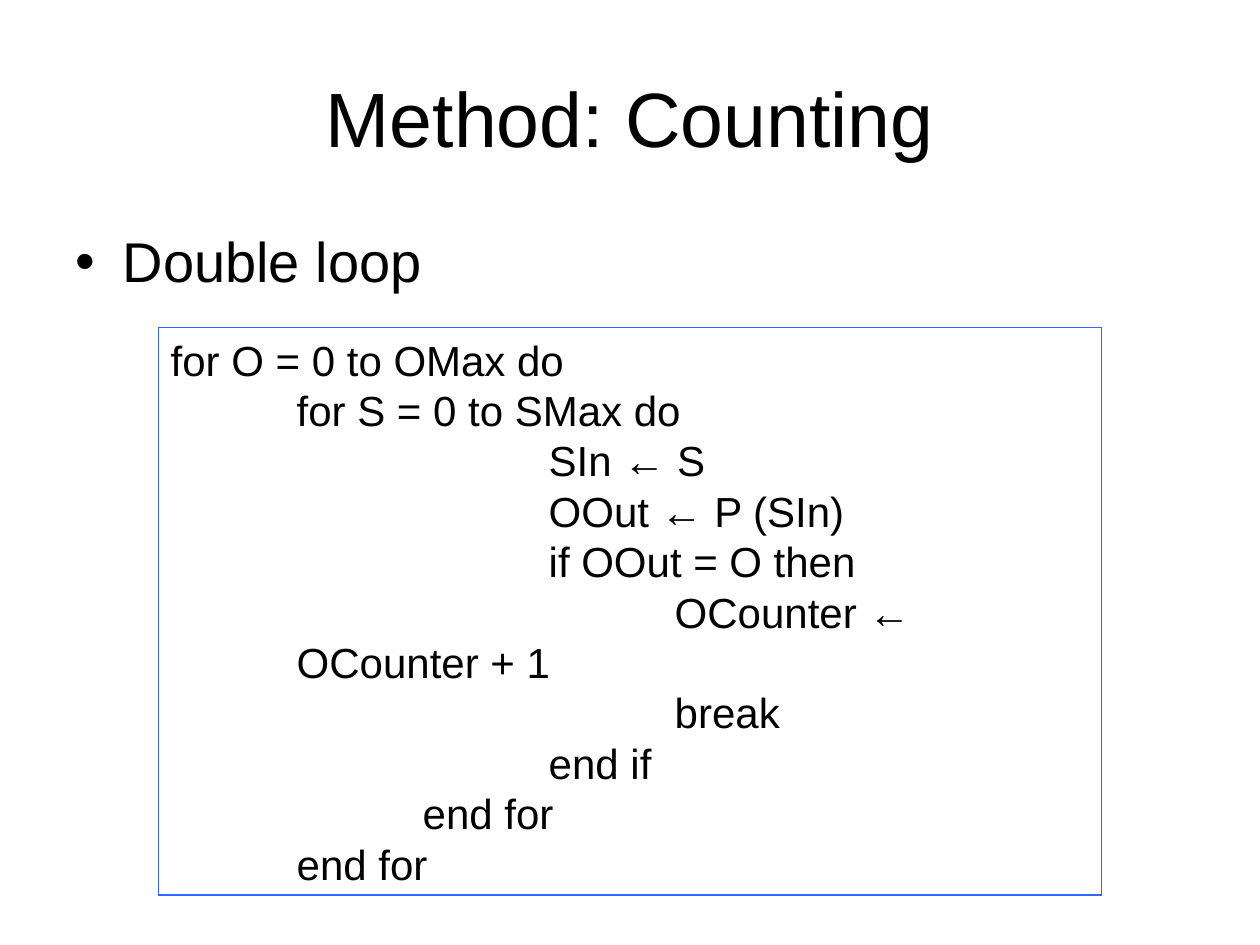
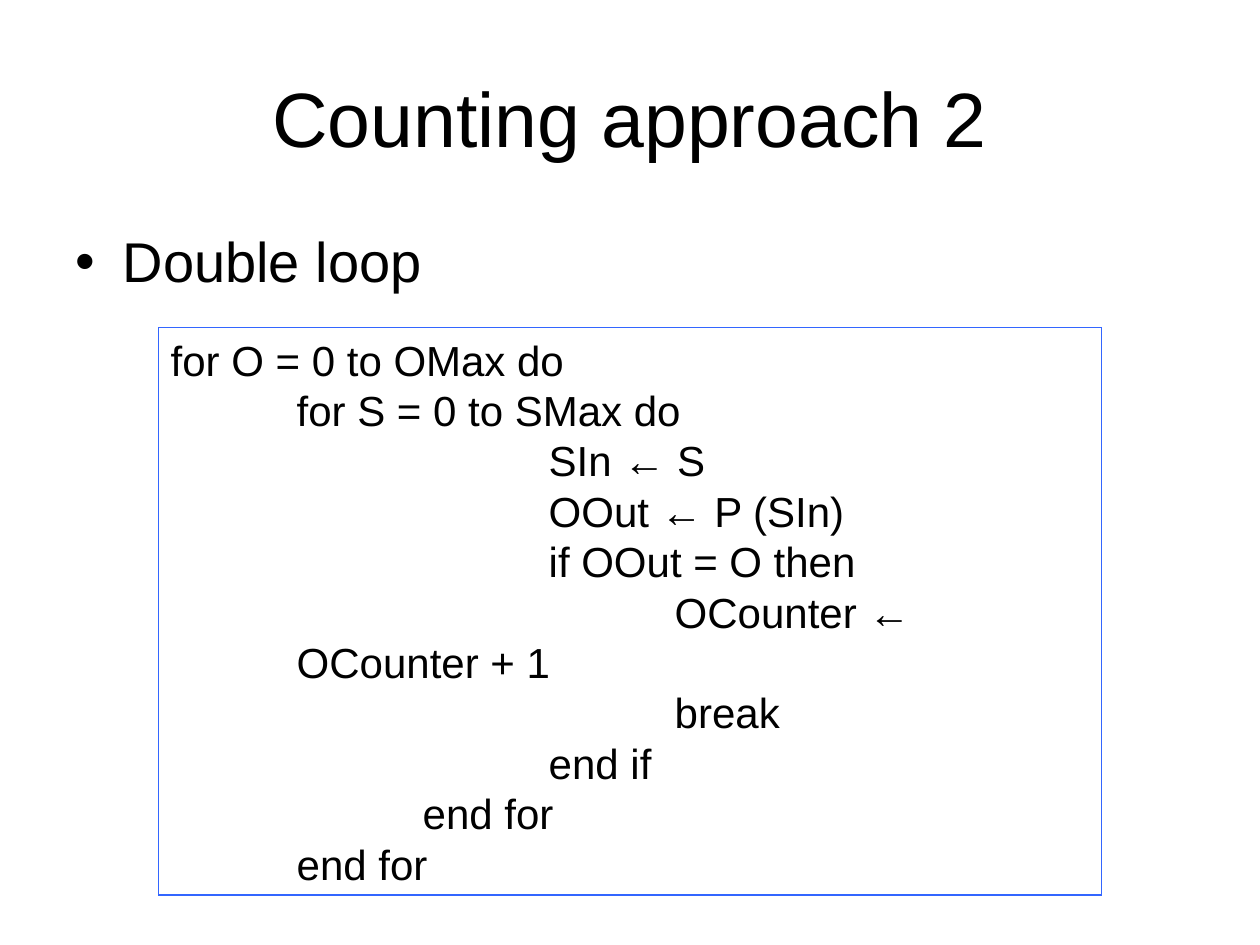
Before and after one commit to chenjiia/Thesis, a slide deck: slide 10 of thesis_presentation/presentation.ppt (slide 9 before the commit). Drawn at 1260x945 pixels with LibreOffice and Linux fonts; fonts in the diff are those of the drawing. Boxes give left, top, right and bottom in pixels: in the first picture for what was removed or moved away, otherwise in the second. Text is boxed around its words. In the diff, an @@ line names an element or a change of style, - is before the commit and + after.

```diff
--- a/thesis_presentation/presentation.ppt
+++ b/thesis_presentation/presentation.ppt
@@ title at (272,91,987,162): text changed @@
-Method: Counting
+Counting approach 2
```
Also in this commit, not shown: 14 other slides changed, 4 slides added, 1 slide removed.
